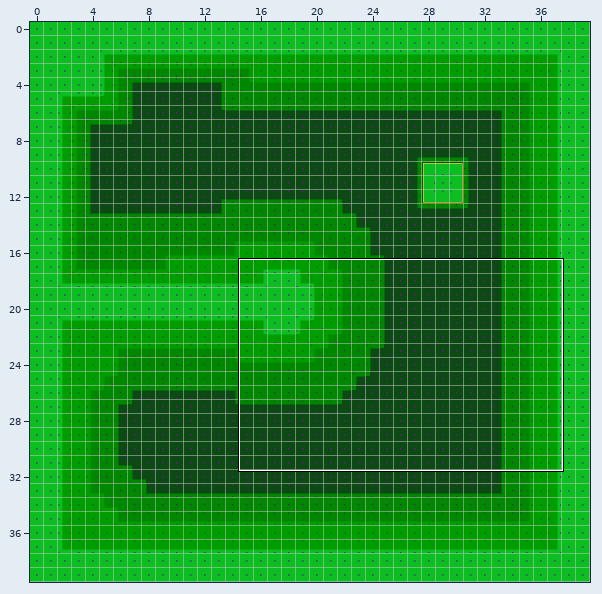
Level history. Tiled map: bin/demo-map2.tmx. Above: a wide view before the commit, with the close-up outlined.
Close-up. The starting point:
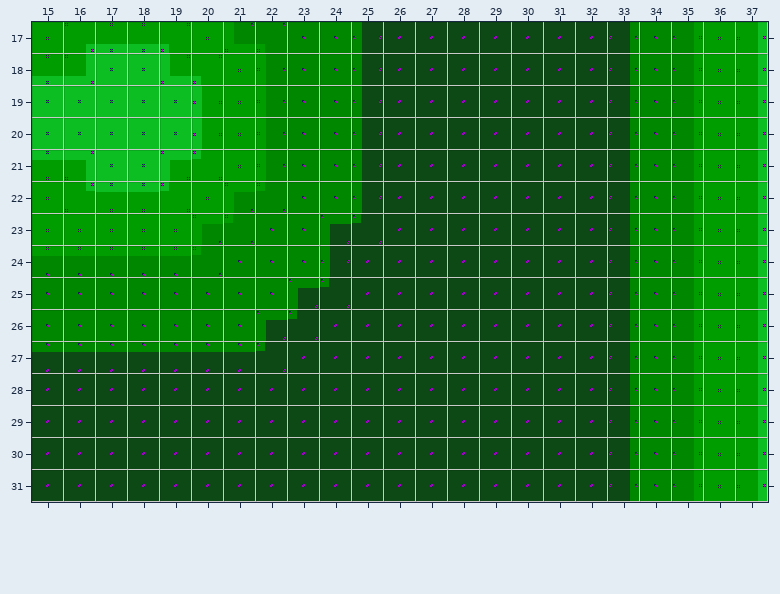
Cells are 32x32 px. Shown: x 15..37, y 17..31.
After the commit:
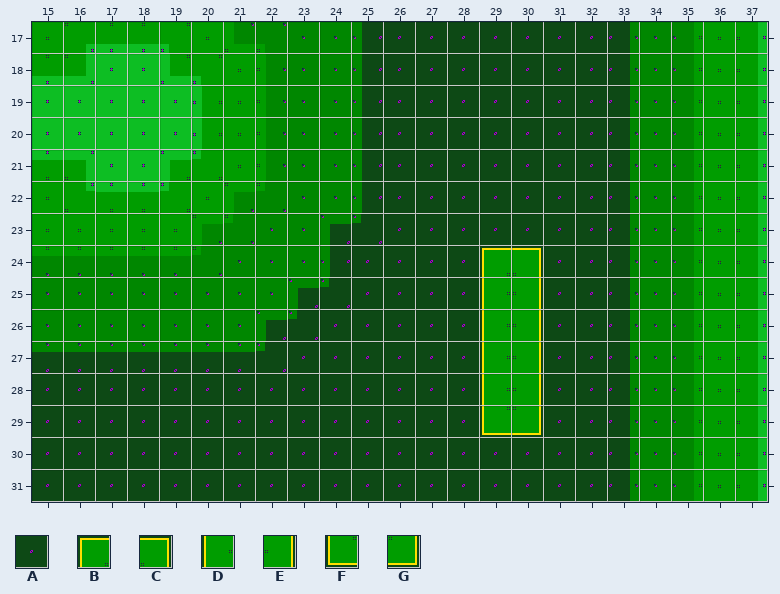
Key: from "test-tileset": A 16 "flat", B 30 "out-wall", C 32 "out-wall", D 39 "wall", E 41 "wall", F 48 "out-wall", G 50 "out-wall".
_ is an empty cell.
From old to new:
Layer "Tile Layer 1":
Tile A becomes tile B in row 24 at x 29.
Tile A becomes tile C in row 24 at x 30.
Tile A becomes tile D in rows 25 to 28 at x 29.
Tile A becomes tile E in rows 25 to 28 at x 30.
Tile A becomes tile F in row 29 at x 29.
Tile A becomes tile G in row 29 at x 30.
Pixel boxes of the changes (left, top, right, bottom) in both close-ups:
changed: (482, 248, 541, 435)
